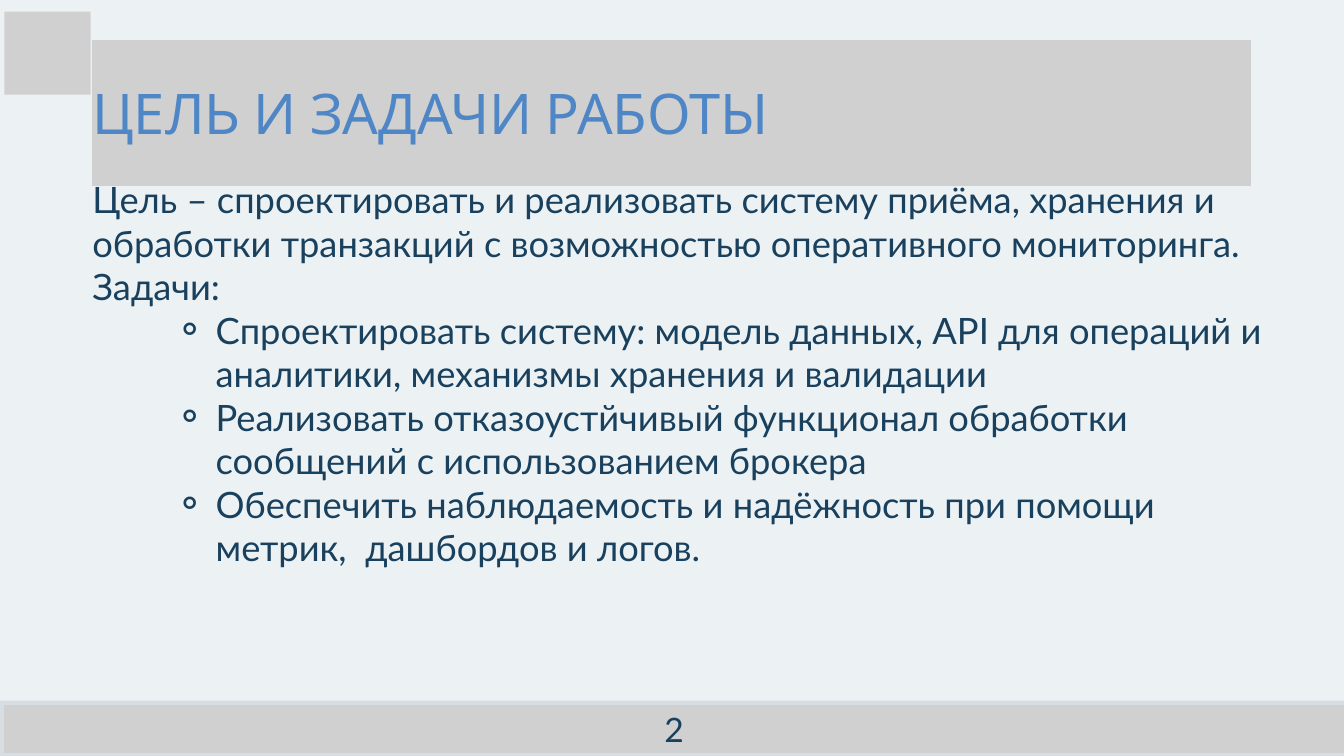
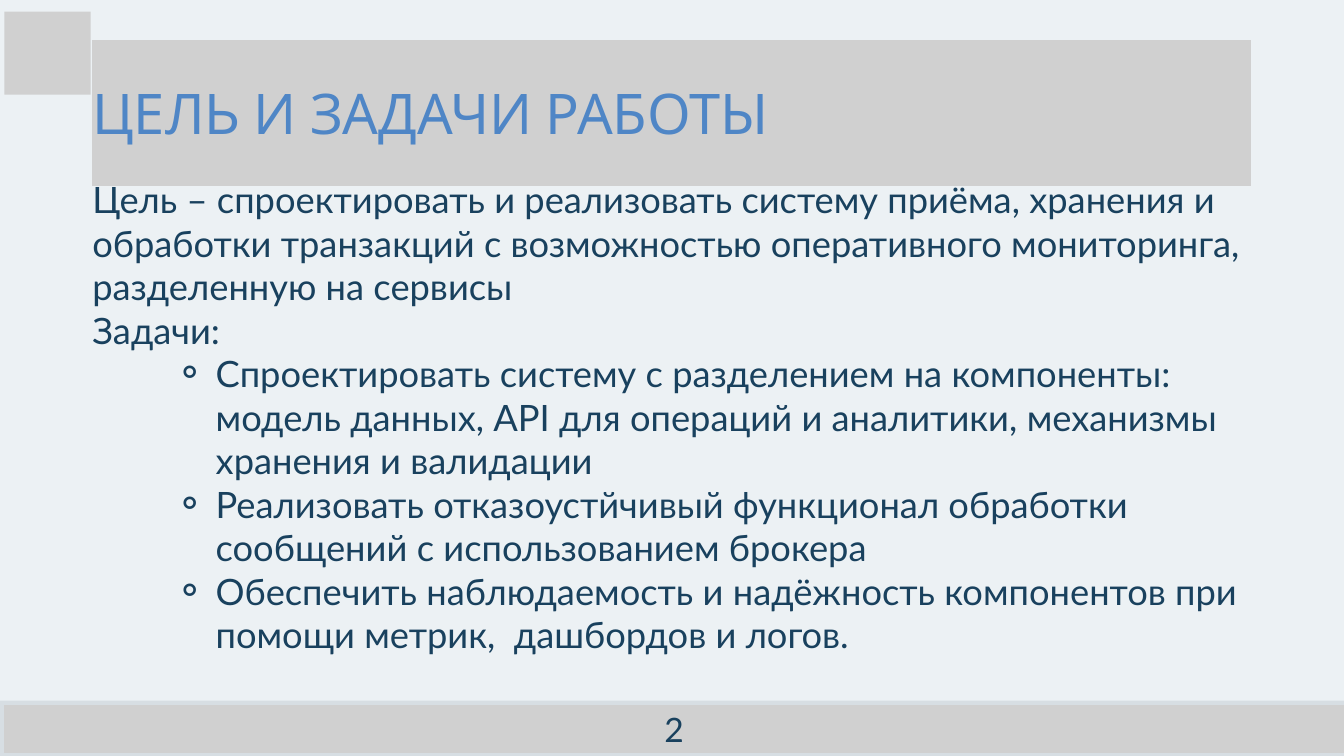
Before and after one commit to MAPiryazev/Diploma, a slide deck: slide 3 of docs/Презентация_ВКР_Пирязев_М8О-407Б-22.pptx. Drawn at 1344x756 pixels with LibreOffice and Linux fonts; fonts in the diff are those of the drawing; grey boxes stand for pictures. Boxes give left, top, right and bottom in pixels: in the first picture for what was removed or moved away, otherwise in the second. Text is boxed around its words. In the diff, an @@ line names an element or a change of style, - is before the commit and + after.

```diff
--- a/docs/Презентация_ВКР_Пирязев_М8О-407Б-22.pptx
+++ b/docs/Презентация_ВКР_Пирязев_М8О-407Б-22.pptx
@@ text at (92, 187, 1239, 307): text changed @@
-Цель – спроектировать и реализовать систему приёма, хранения и обработки транзакций с возможностью оперативного мониторинга.
+Цель – спроектировать и реализовать систему приёма, хранения и обработки транзакций с возможностью оперативного мониторинга, разделенную на сервисы
@@ text at (216, 360, 1217, 481): text changed @@
-    ⚬ Спроектировать систему: модель данных, API для операций и аналитики, механизмы хранения и валидации
+    ⚬ Спроектировать систему с разделением на компоненты: модель данных, API для операций и аналитики, механизмы хранения и валидации
@@ text at (216, 578, 1237, 655): text changed @@
-    ⚬ Обеспечить наблюдаемость и надёжность при помощи метрик, дашбордов и логов.
+    ⚬ Обеспечить наблюдаемость и надёжность компонентов при помощи метрик, дашбордов и логов.
```
Also in this commit, not shown: 1 other slide changed, 29 other files.
